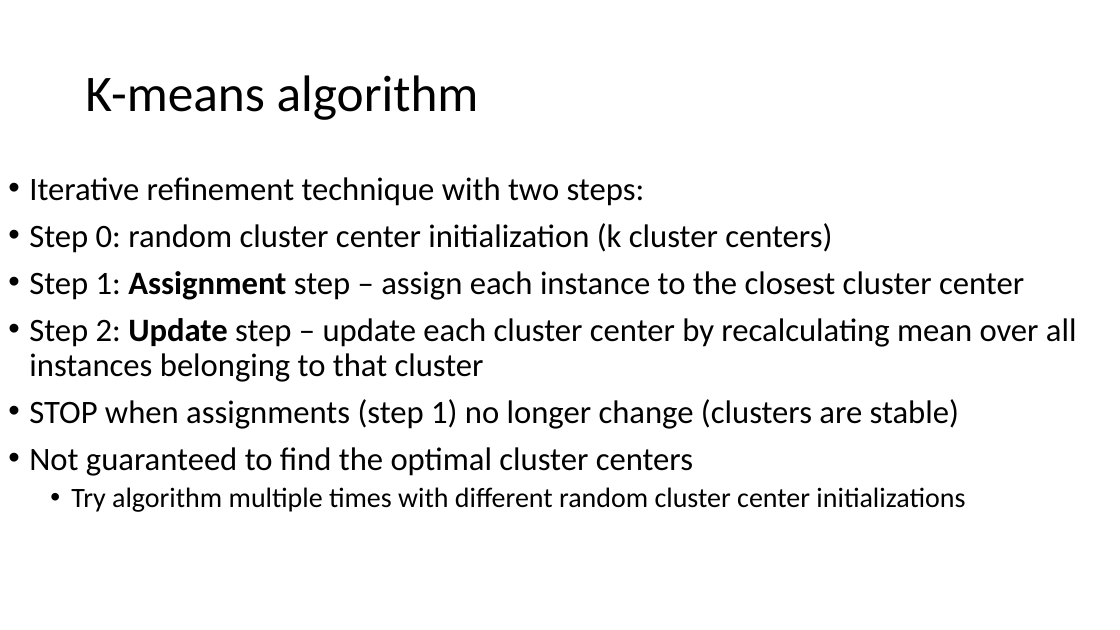
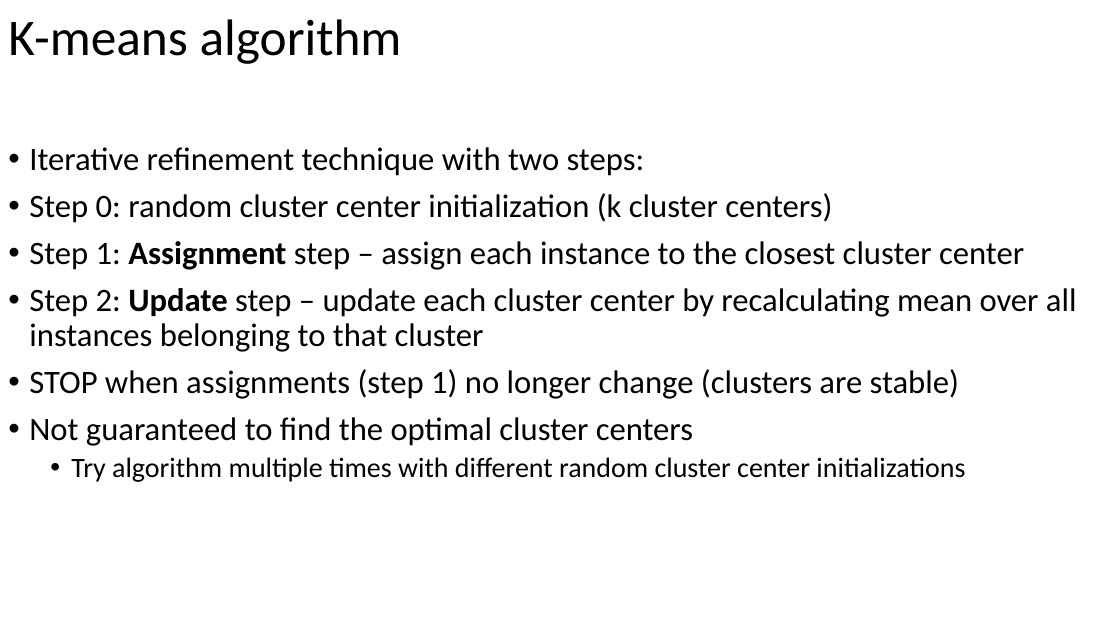
Before and after one commit to russellu/cs405, a slide deck: slide 12 of Lecture_10.pptx. Drawn at 1120x630 pixels with LibreOffice and Linux fonts; fonts in the diff are those of the drawing. Boxes give left, top, right and bottom in pixels: in the first picture for what was removed or moved away, otherwise in the second. Text is boxed around its words. In the diff, an @@ line names an element or a change of style, - is before the commit and + after.

```diff
--- a/Lecture_10.pptx
+++ b/Lecture_10.pptx
@@ title "K-means algorithm" moved from (x1=85, y1=75, x2=479, y2=120) to (x1=8, y1=19, x2=402, y2=64) @@
@@ text "Iterative refinement technique with two ..." moved from (x1=29, y1=177, x2=1077, y2=512) to (x1=29, y1=147, x2=1077, y2=482) @@
```
Also in this commit, not shown: 10 other slides changed, 4 slides added, 1 slide removed, 3 other files.
